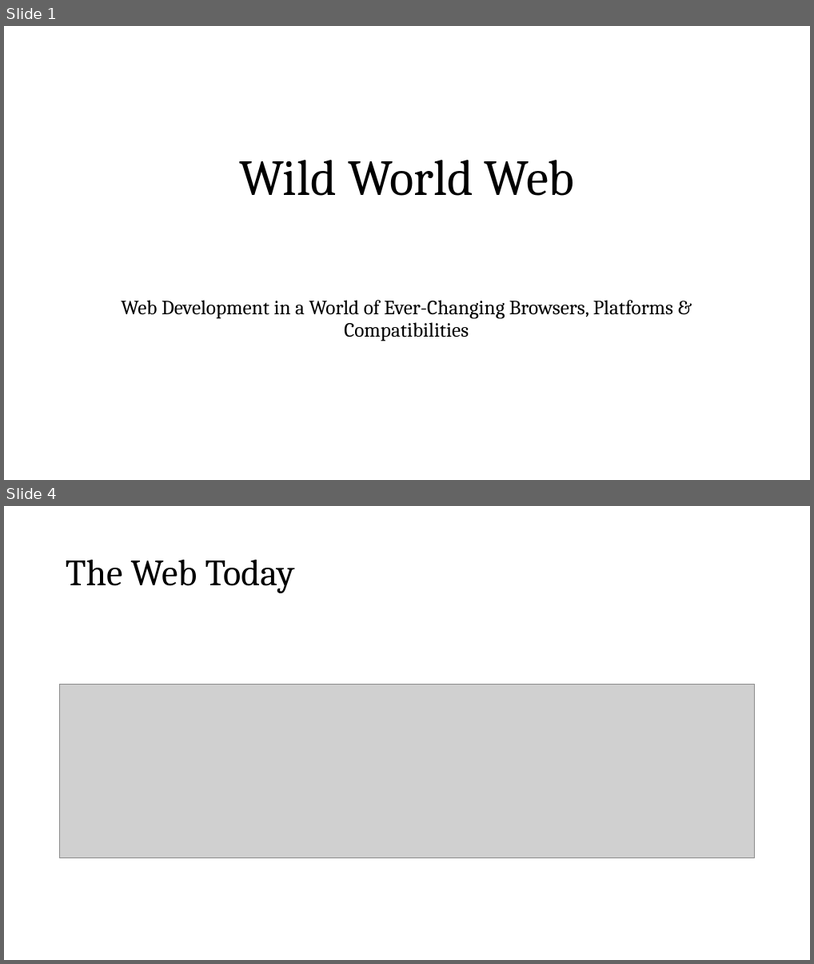
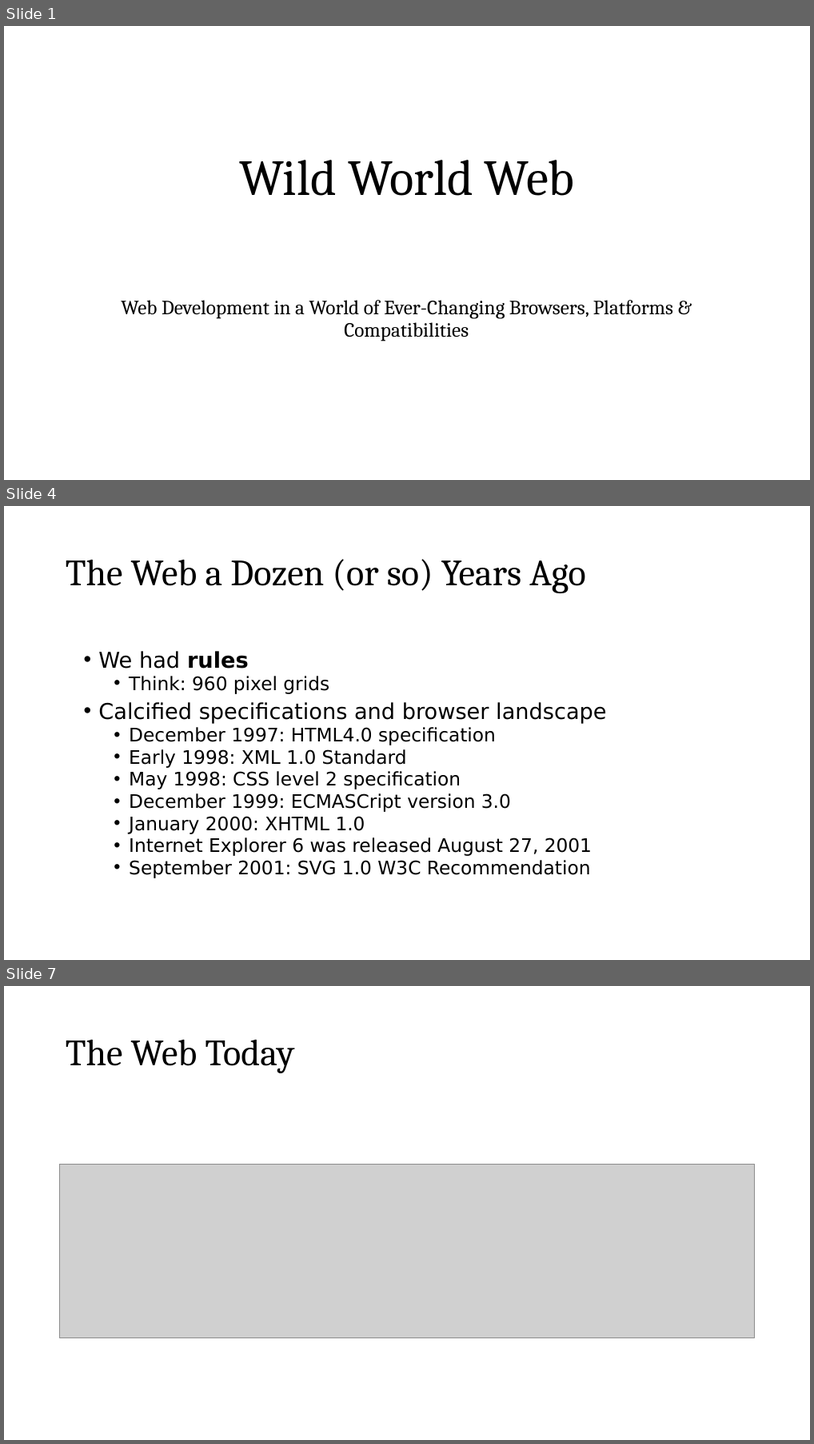
Before and after one commit to roblarsen/rob-larsen-presentations, a slide deck: wild-world-web.pptx. Shown one above the other, each under a label of ours: slides 1 and 4 before the commit, slides 1, 4 and 7 after it; the slides between them are not shown. The pictures are 814x964 and 814x1444 pixels, drawn with LibreOffice and Linux fonts; fonts in the diff are those of the drawing; grey boxes stand for pictures; background and template pictures are left out. Boxes give left, top, right and bottom in pixels: in the first picture for what was removed or moved away, otherwise in the second. Text is boxed around its words. In the diff, an @@ line names an element or a change of style, - is before the commit and + after.

```diff
--- a/wild-world-web.pptx
+++ b/wild-world-web.pptx
@@ slide 4 added at box(4, 506, 810, 960), background picture (left out) @@
@@ title added at box(66, 559, 586, 593), 44 pt, text #000000 @@
+The Web a Dozen (or so) Years Ago
@@ text added at box(98, 651, 606, 878), 22.2 pt, text #000000 @@
+• We had rules
+  • Think: 960 pixel grids
+• Calcified specifications and browser landscape
+  • December 1997: HTML4.0 specification
+  • Early 1998: XML 1.0 Standard
+  • May 1998: CSS level 2 specification
+  • December 1999: ECMASCript version 3.0
+  • January 2000: XHTML 1.0
+  • Internet Explorer 6 was released August 27, 2001
+  • September 2001: SVG 1.0 W3C Recommendation
@@ what was slide 4 is now slide 7 @@
```
Also in this commit, not shown: 4 slides changed, 3 other slides added.
